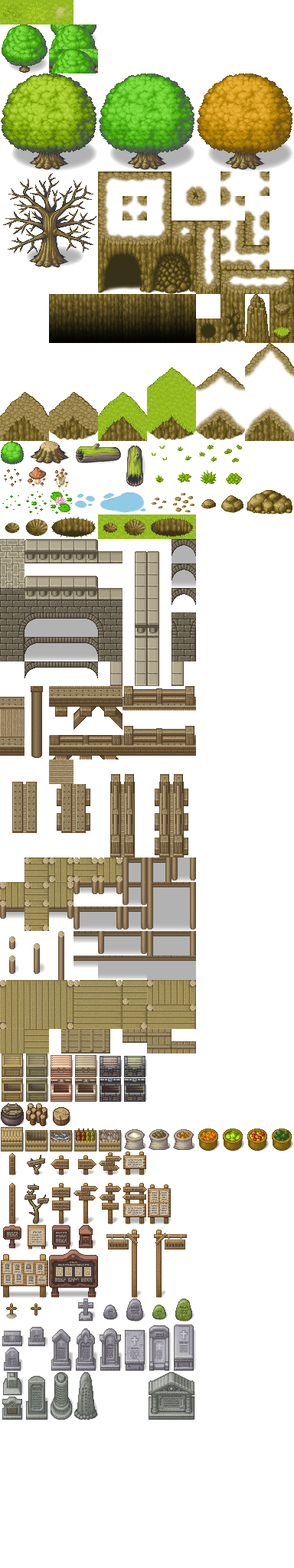
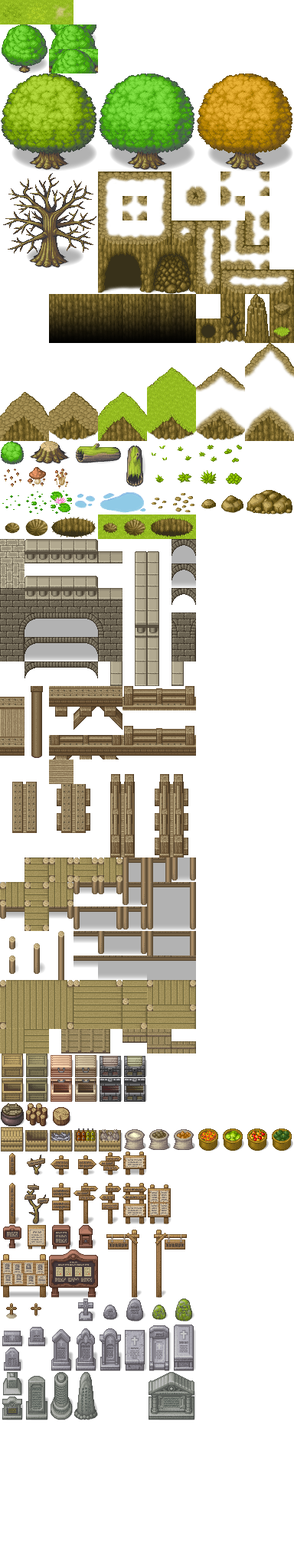
Layered file, before and after one edit (294 x 1568). Changes by layer:
added layer "cliff platou bottom left" above "Hole array 4pcs" over 220, 184, 233, 196
added layer "rockes platou small right corner" above "Rocks top small piece" over 183, 232, 190, 239
